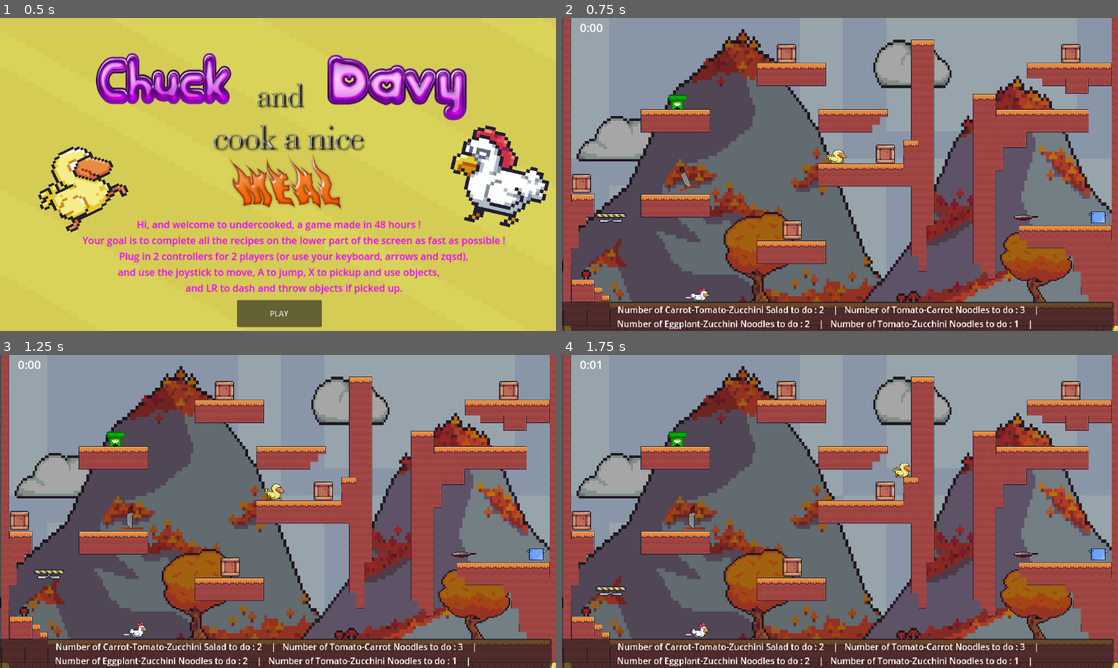
Above: before the commit, frames 1-4 (two rows, left to right).
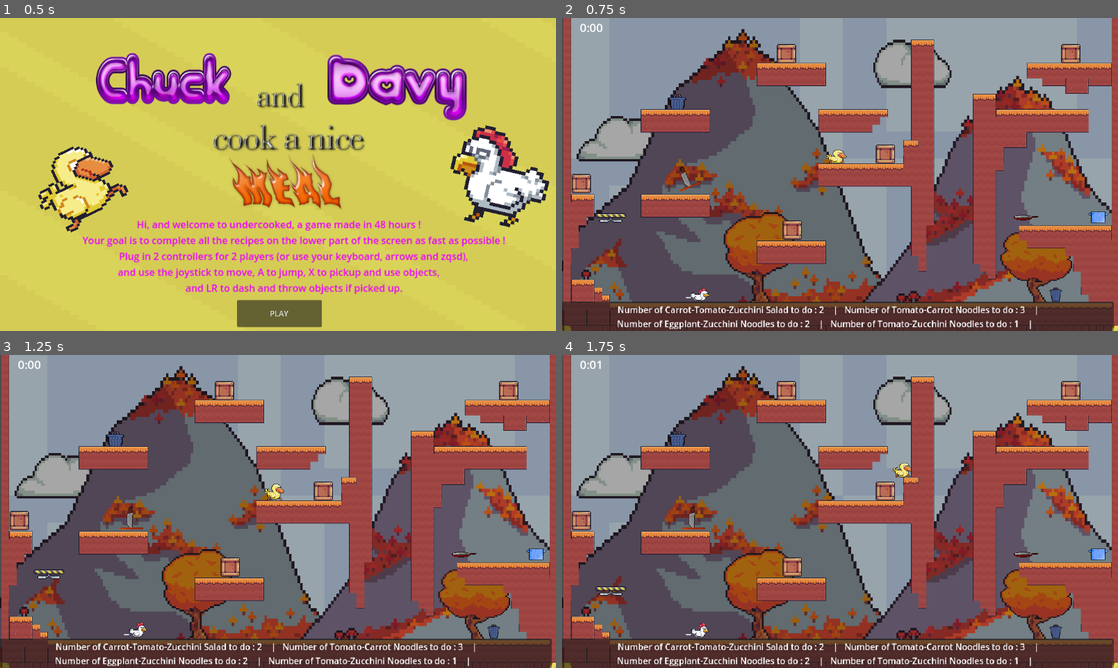
Above: after the commit, the same moments.

Repository: queer-frogs/undercooked
Game: Godot game, scene res://Intro.tscn
The game is run twice, just before and just after one commit, with the same random seed, the same clock (stepped at 60 frames per second) and the same inputs.
Inputs:
- Up to frame 1 (0.5 s): no input
- Up to frame 2 (0.75 s): click "PLAY" at 0.5 s
- Up to frame 3 (1.25 s): no input
- Up to frame 4 (1.75 s): hold Right (move_right_1) from 1.28 s (still down); tap N (interact_1) at 1.35 s; tap Shift (jump_1) at 1.52 s; tap E (interact_2) at 1.55 s

Frame 1 is identical in both runs. In frame 2, 0.2% of the frame differs, in the area x 19-90%, y 24-91%; in frame 3, 0.2%; in frame 4, 0.2%.

Commit message:
trash can implemented

Diff:
--- a/Game_manager.gd
+++ b/Game_manager.gd
@@ -8,7 +8,6 @@
 signal victory_signal
 
 func add_dish(name):
-	print(name)
 	if name in dishes_to_make and dishes_to_make[name] > 0 :
 		dishes_to_make[name] -= 1
 		var text=""
@@ -40,6 +39,5 @@
 		if dishes_to_make[plate] > 0 :
 			victory = false
 	if victory:
-		print("Victory")
 		label.text = "Congratulations, press p to restart"
 		victory_signal.emit()
--- a/Plating.gd
+++ b/Plating.gd
@@ -34,7 +34,6 @@
 				playerUser = body
 		if playerUser != null:
 			var area = $UseArea.get_overlapping_areas()
-			print(area)
 			if area :
 				lastIngredient = area[0].get_parent()
 				if lastIngredient.just_dropped:
@@ -51,7 +50,6 @@
 				playerUser = body
 		if playerUser != null:
 			var area = $UseArea.get_overlapping_areas()
-			print(area)
 			if area :
 				lastIngredient = area[0].get_parent()
 				if lastIngredient.just_dropped:
--- a/Time.gd
+++ b/Time.gd
@@ -17,10 +17,7 @@
 
 func connect_to_signal():
 	var manager = get_node("../Game_manager")
-	print(manager)
 	manager.victory_signal.connect(on_victory)
-	print("connected")
 
 func on_victory():
-	print("stopped")
 	running = false
--- /dev/null
+++ b/Trash.gd
@@ -0,0 +1,45 @@
+extends RigidBody2D
+class_name Trash
+@onready var use_area = $UseArea
+
+
+var used: bool = false
+var player : CharacterBody2D = null
+var object : RigidBody2D = null
+
+func _init():
+	pass
+
+# Called when the node enters the scene tree for the first time.
+func _ready():
+	pass # Replace with function body.
+
+# Called every frame. 'delta' is the elapsed time since the previous frame.
+func _process(_delta):
+	pass
+
+func _input(_event):
+	player = null
+	if Input.is_action_just_pressed("interact_1"):
+		var bodies = use_area.get_overlapping_bodies()
+		for body in bodies:
+			if body.name == "Character1":
+				player = body
+		if player != null :
+			var area = use_area.get_overlapping_areas()
+			if area :
+				object = area[0].get_parent()
+				if object.just_dropped == true :
+					object.queue_free()
+
+	if Input.is_action_just_pressed("interact_2"):
+		var bodies = use_area.get_overlapping_bodies()
+		for body in bodies:
+			if body.name == "Character2":
+				player = body
+		if player != null :
+			var area = use_area.get_overlapping_areas()
+			if area :
+				object = area[0].get_parent()
+				if object.just_dropped == true :
+					object.queue_free()
--- a/conveyer_belt.tscn
+++ b/conveyer_belt.tscn
@@ -1,7 +1,7 @@
-[gd_scene load_steps=5 format=3 uid="uid://b5pm6gwlw2n18"]
+[gd_scene load_steps=5 format=3 uid="uid://u5dqmc3euw7l"]
 
 [ext_resource type="Script" path="res://conveyer_belt.gd" id="1_lc7yj"]
-[ext_resource type="Texture2D" uid="uid://cciu1ux74c77o" path="res://vrais assets/sender.png" id="2_gxlrj"]
+[ext_resource type="Texture2D" uid="uid://ctcg6oh2isjt1" path="res://vrais assets/trash.png" id="2_bnolw"]
 
 [sub_resource type="RectangleShape2D" id="RectangleShape2D_5mgvh"]
 size = Vector2(28, 27)
@@ -9,7 +9,7 @@
 [sub_resource type="RectangleShape2D" id="RectangleShape2D_6qqrc"]
 size = Vector2(60, 44.5)
 
-[node name="conveyer_belt" type="RigidBody2D"]
+[node name="Conveyer" type="RigidBody2D"]
 position = Vector2(246, 179)
 collision_layer = 8
 collision_mask = 10
@@ -19,7 +19,7 @@
 texture_filter = 1
 position = Vector2(-6, -3)
 scale = Vector2(1.495, 1.495)
-texture = ExtResource("2_gxlrj")
+texture = ExtResource("2_bnolw")
 
 [node name="CollisionShape2D" type="CollisionShape2D" parent="."]
 position = Vector2(-6, -4.5)
--- a/node.tscn
+++ b/node.tscn
@@ -14,13 +14,15 @@
 [ext_resource type="Script" path="res://Moving Platform.gd" id="8_5e3ai"]
 [ext_resource type="PackedScene" uid="uid://rnl0nqct56jw" path="res://Machine.tscn" id="8_awvib"]
 [ext_resource type="Texture2D" uid="uid://bqm8j31lohddw" path="res://assets_temporaires/Individual Assets/Mountain_1.png" id="8_ysmxf"]
-[ext_resource type="PackedScene" uid="uid://dqscdpicqbu3w" path="res://Plating.tscn" id="9_f1m3c"]
+[ext_resource type="PackedScene" uid="uid://3lw201il0hk5" path="res://Plating.tscn" id="9_f1m3c"]
 [ext_resource type="Texture2D" uid="uid://prs6tjufe7vq" path="res://assets_temporaires/Individual Assets/Mountain_2.png" id="9_kkdu1"]
 [ext_resource type="Texture2D" uid="uid://br0dobf4euyag" path="res://Off.png" id="9_t5y06"]
 [ext_resource type="AudioStream" uid="uid://4ex4o25ct4u" path="res://vrais assets/music.ogg" id="10_78kqo"]
 [ext_resource type="Script" path="res://Game_manager.gd" id="10_worv4"]
-[ext_resource type="PackedScene" uid="uid://b5pm6gwlw2n18" path="res://conveyer_belt.tscn" id="11_28vo7"]
+[ext_resource type="PackedScene" uid="uid://u5dqmc3euw7l" path="res://conveyer_belt.tscn" id="11_28vo7"]
 [ext_resource type="Script" path="res://Time.gd" id="13_i3rh8"]
+[ext_resource type="Script" path="res://Trash.gd" id="19_7kivp"]
+[ext_resource type="Texture2D" uid="uid://ctcg6oh2isjt1" path="res://vrais assets/trash.png" id="20_a0vy8"]
 
 [sub_resource type="TileSetAtlasSource" id="TileSetAtlasSource_dbib4"]
 texture = ExtResource("2_rmpv8")
@@ -515,9 +517,22 @@
 [sub_resource type="RectangleShape2D" id="RectangleShape2D_2tjrm"]
 size = Vector2(61, 19)
 
+[sub_resource type="RectangleShape2D" id="RectangleShape2D_uuek1"]
+size = Vector2(27, 35)
+
+[sub_resource type="RectangleShape2D" id="RectangleShape2D_m4vln"]
+size = Vector2(70, 47.5)
+
 [node name="Node" type="Node"]
 script = ExtResource("1_ku0r5")
 metadata/_edit_horizontal_guides_ = [-55.0]
+
+[node name="AudioStreamPlayer2D" type="AudioStreamPlayer2D" parent="."]
+stream = ExtResource("10_78kqo")
+autoplay = true
+
+[node name="Game_manager" type="Node" parent="."]
+script = ExtResource("10_worv4")
 
 [node name="TextureRect" type="TextureRect" parent="."]
 modulate = Color(0.807843, 0.807843, 0.807843, 1)
@@ -645,37 +660,8 @@
 necessaryTime = 8
 over = true
 
-[node name="Box of Tomatoes" parent="." instance=ExtResource("6_hyvq5")]
-position = Vector2(465, 84)
-ingredient_type = "Tomato"
-
-[node name="Box of Zucchini" parent="." instance=ExtResource("6_hyvq5")]
-position = Vector2(1054, 84)
-
-[node name="Box of Noodles" parent="." instance=ExtResource("6_hyvq5")]
-position = Vector2(40, 353)
-ingredient_type = "Noodles"
-
-[node name="Box of Carrots" parent="." instance=ExtResource("6_hyvq5")]
-position = Vector2(670, 292)
-ingredient_type = "Carrot"
-
-[node name="Box of Eggplants" parent="." instance=ExtResource("6_hyvq5")]
-texture_filter = 1
-position = Vector2(477, 449)
-ingredient_type = "Eggplant"
-
-[node name="Boxes" type="Node" parent="."]
-
-[node name="AudioStreamPlayer2D" type="AudioStreamPlayer2D" parent="."]
-stream = ExtResource("10_78kqo")
-autoplay = true
-
-[node name="Character1" parent="." instance=ExtResource("3_2jxds")]
-position = Vector2(392, -54)
-
-[node name="Game_manager" type="Node" parent="."]
-script = ExtResource("10_worv4")
+[node name="Plating" parent="." instance=ExtResource("9_f1m3c")]
+position = Vector2(271, 584)
 
 [node name="conveyer_belt" parent="." instance=ExtResource("11_28vo7")]
 position = Vector2(245, 179)
@@ -708,6 +694,54 @@
 vertical_alignment = 1
 autowrap_mode = 3
 
+[node name="Trash" type="RigidBody2D" parent="."]
+position = Vector2(1042, 613)
+collision_layer = 8
+collision_mask = 10
+script = ExtResource("19_7kivp")
+
+[node name="Sprite2D" type="Sprite2D" parent="Trash"]
+position = Vector2(-19, -43)
+texture = ExtResource("20_a0vy8")
+
+[node name="CollisionShape2D" type="CollisionShape2D" parent="Trash"]
+position = Vector2(-19.5, -42.5)
+shape = SubResource("RectangleShape2D_uuek1")
+
+[node name="UseArea" type="Area2D" parent="Trash"]
+position = Vector2(-1, 1)
+collision_layer = 2
+collision_mask = 3
+
+[node name="CollisionShape2D" type="CollisionShape2D" parent="Trash/UseArea"]
+position = Vector2(-18, -43.25)
+shape = SubResource("RectangleShape2D_m4vln")
+
+[node name="Boxes" type="Node" parent="."]
+
+[node name="Box of Tomatoes" parent="." instance=ExtResource("6_hyvq5")]
+position = Vector2(465, 84)
+ingredient_type = "Tomato"
+
+[node name="Box of Zucchini" parent="." instance=ExtResource("6_hyvq5")]
+position = Vector2(1054, 84)
+
+[node name="Box of Noodles" parent="." instance=ExtResource("6_hyvq5")]
+position = Vector2(40, 353)
+ingredient_type = "Noodles"
+
+[node name="Box of Carrots" parent="." instance=ExtResource("6_hyvq5")]
+position = Vector2(670, 292)
+ingredient_type = "Carrot"
+
+[node name="Box of Eggplants" parent="." instance=ExtResource("6_hyvq5")]
+texture_filter = 1
+position = Vector2(477, 449)
+ingredient_type = "Eggplant"
+
+[node name="Character1" parent="." instance=ExtResource("3_2jxds")]
+position = Vector2(392, -54)
+
 [node name="Character2" parent="." instance=ExtResource("3_2jxds")]
 position = Vector2(109, 227)
 input_left = "move_left_2"
@@ -722,9 +756,6 @@
 sprite_run = "run_2"
 sprite_wall_jump = "wall_jump_2"
 
-[node name="Plating" parent="." instance=ExtResource("9_f1m3c")]
-position = Vector2(271, 584)
-
 [node name="Time" type="Label" parent="."]
 anchors_preset = -1
 anchor_left = 0.039
Not shown: 1 places in Intro.tscn that only renumber resources
Not shown: 1 places in Plating.tscn that only renumber resources
Not shown: 1 places in node.tscn that only renumber resources
Binary file added: vrais assets/trash.png
Not shown, added: vrais assets/trash.png.import
